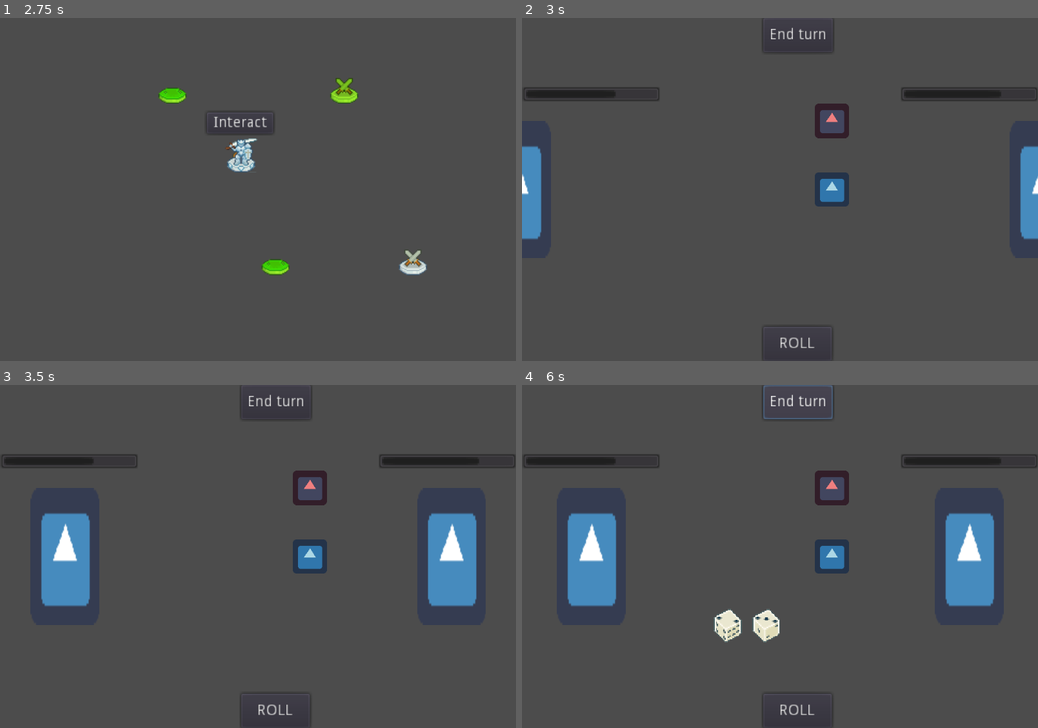
Above: before the commit, frames 1-4 (two rows, left to right).
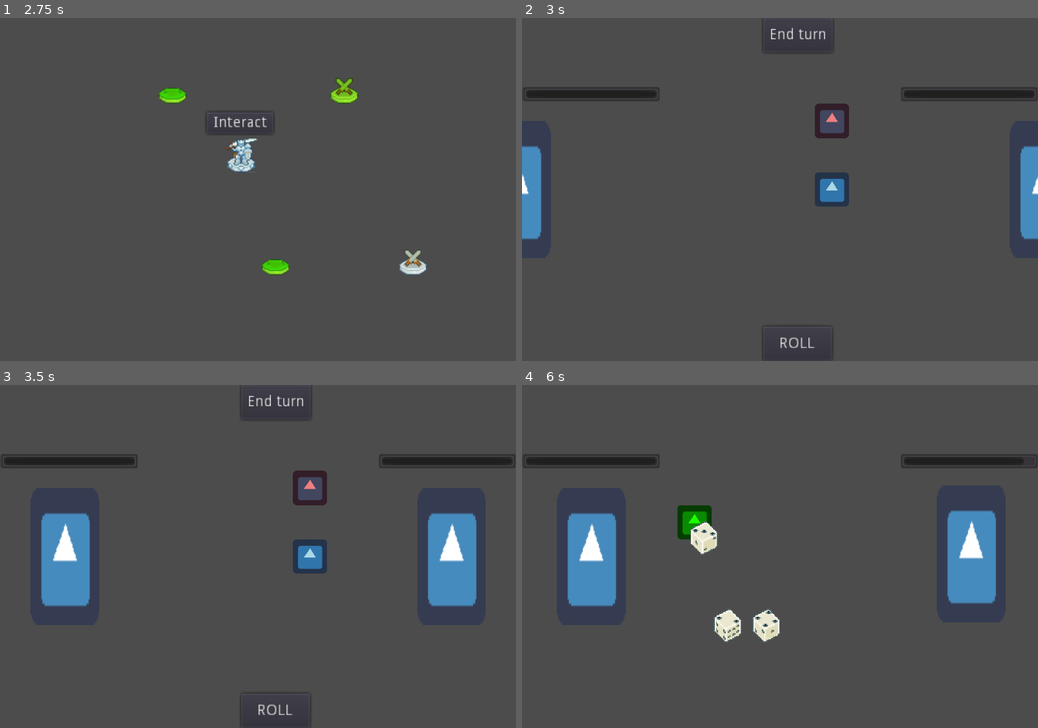
Above: after the commit, the same moments.

Repository: JestemStefan/DiceofDestiny
Game: Godot game, scene res://scenes/Testing/GameWorld.tscn
The game is run twice, just before and just after one commit, with the same random seed, the same clock (stepped at 60 frames per second) and the same inputs. The engine's default icon, where the game draws it, is replaced by a stand-in: a white triangle on a blue panel in a dark square.
Inputs (mouse positions are in pixels of both pictures, inside the frame that each line leads up to):
- Up to frame 1 (2.75 s): drag from (170, 86) to (242, 155) at 0.52 s; drag from (242, 155) to (170, 86) at 1.27 s; move the mouse to (345, 86) at 2.02 s; click (345, 86) at 2.17 s
- Up to frame 2 (3 s): click "Interact" at 2.75 s
- Up to frame 3 (3.5 s): no input
- Up to frame 4 (6 s): click "ROLL" at 3.5 s; click "End turn" at 4.25 s; click (795, 710) at 5 s, where only the run before the commit has a clickable "ROLL"; click (795, 402) at 5.75 s, where only the run before the commit has a clickable "End turn"

Frame 1 is identical in both runs. In frame 2, 0.2% of the frame differs, in the area x 18-99%, y 21-23%; in frame 3, 0.2%; in frame 4, 3.2%, in the area x 18-97%, y 0-100%.

Commit message:
Added basic behaviour for enemy script

Diff:
--- a/project.godot
+++ b/project.godot
@@ -28,12 +28,30 @@
 "class": "Encounter",
 "language": "GDScript",
 "path": "res://src/encounters/Encounter.gd"
+}, {
+"base": "Node2D",
+"class": "EncounterEnemy",
+"language": "GDScript",
+"path": "res://src/encounter_enemy/Encounter_Enemy.gd"
+}, {
+"base": "Node2D",
+"class": "EncounterPlayer",
+"language": "GDScript",
+"path": "res://src/Encounter_Player/Encounter_Player.gd"
+}, {
+"base": "Resource",
+"class": "EnemyStats",
+"language": "GDScript",
+"path": "res://src/Enemies/EnemyStats.gd"
 } ]
 _global_script_class_icons={
 "ActionBox": "",
 "BoardTile": "",
 "Dice": "",
-"Encounter": ""
+"Encounter": "",
+"EncounterEnemy": "",
+"EncounterPlayer": "",
+"EnemyStats": ""
 }
 
 [application]
--- a/scenes/Dice/Test_Dice.gd
+++ b/scenes/Dice/Test_Dice.gd
@@ -46,7 +46,7 @@
 
 func _on_Dice_input_event(_viewport, event, _shape_idx):
 
-	if event is InputEventMouseButton:
+	if event is InputEventMouseButton and GameController.current_encounter.current_turn == GameController.current_encounter.Turn.PLAYER:
 		if event.is_pressed():
 
 			match event.button_index:
@@ -69,9 +69,9 @@
 
 func _on_Dice_area_entered(area):
 	if area is ActionBox:
-		#print(area)
 		interaction_box = area
 
 
-func _on_Dice_area_exited(_area):
-	interaction_box = null
+func _on_Dice_area_exited(area):
+	if area == interaction_box:
+		interaction_box = null
--- a/scenes/Encounters/FightEncounter.tscn
+++ b/scenes/Encounters/FightEncounter.tscn
@@ -1,10 +1,12 @@
-[gd_scene load_steps=6 format=2]
+[gd_scene load_steps=8 format=2]
 
 [ext_resource path="res://src/encounters/Encounter.gd" type="Script" id=1]
 [ext_resource path="res://src/Encounter_Player/Encounter_Player.gd" type="Script" id=2]
 [ext_resource path="res://scenes/DiceRoller/Dices.tscn" type="PackedScene" id=3]
 [ext_resource path="res://icon.png" type="Texture" id=4]
+[ext_resource path="res://src/Enemies/Goblin.tres" type="Resource" id=5]
 [ext_resource path="res://src/encounter_enemy/Encounter_Enemy.gd" type="Script" id=6]
+[ext_resource path="res://scenes/InteractionBox/ActionBox.tscn" type="PackedScene" id=7]
 
 [node name="FightEncounter" type="Node2D"]
 script = ExtResource( 1 )
@@ -36,6 +38,7 @@
 
 [node name="Encounter_Enemy" type="Node2D" parent="."]
 script = ExtResource( 6 )
+enemy_stats = ExtResource( 5 )
 
 [node name="EnemySprite" type="Sprite" parent="Encounter_Enemy"]
 position = Vector2( 64, 160 )
@@ -53,6 +56,11 @@
 __meta__ = {
 "_edit_use_anchors_": false
 }
+
+[node name="EnemyFilthyHand" type="Tween" parent="Encounter_Enemy"]
+
+[node name="Action_Box" parent="Encounter_Enemy" instance=ExtResource( 7 )]
+position = Vector2( 160, 128 )
 
 [node name="Dices" parent="." instance=ExtResource( 3 )]
 position = Vector2( 224, 224 )
--- a/scenes/InteractionBox/ActionBox.tscn
+++ b/scenes/InteractionBox/ActionBox.tscn
@@ -4,7 +4,7 @@
 [ext_resource path="res://scenes/InteractionBox/Action_Box.gd" type="Script" id=2]
 
 [sub_resource type="RectangleShape2D" id=1]
-extents = Vector2( 16, 16 )
+extents = Vector2( 24, 24 )
 
 [node name="Action_Box" type="Area2D"]
 script = ExtResource( 2 )
--- a/scenes/InteractionBox/Action_Box.gd
+++ b/scenes/InteractionBox/Action_Box.gd
@@ -10,9 +10,9 @@
 
 func _ready():
 	yield(get_tree(), "idle_frame")
-	print(GameController.current_encounter.get_name())
+	#print(GameController.current_encounter.get_name())
 
-	connect("actionbox_triggered",
+	var _err = connect("actionbox_triggered",
 			GameController.current_encounter,
 			"_on_Action_Box_actionbox_triggered")
 
@@ -33,7 +33,6 @@
 		Action_type.BLOCK: $Box_Sprite.self_modulate = Color.lightblue
 
 
-
 func use_dice(dice_value: int):
 
 	var action_name: String
--- a/src/DiceRoller/Dice_Roller.gd
+++ b/src/DiceRoller/Dice_Roller.gd
@@ -9,6 +9,8 @@
 
 func roll_random(dice_amount: int):
 
+	var generated_dices: Array = []
+
 	randomize()
 	for i in range(dice_amount):
 
@@ -18,9 +20,14 @@
 		var new_dice = dice_instance.instance()
 
 		add_child(new_dice)
+
+		generated_dices.append(new_dice)
+
 		new_dice.connect("dice_used", get_parent(), "_on_Dice_dice_used")
 
 		new_dice.set_dice_value(dice_value)
 
 		new_dice.translate(Vector2(-dice_amount * 16 + i * 36, 0))
 		new_dice.initial_position = new_dice.get_global_position()
+
+	return generated_dices
--- a/src/Encounter_Player/Encounter_Player.gd
+++ b/src/Encounter_Player/Encounter_Player.gd
@@ -1,9 +1,26 @@
 extends Node2D
+class_name EncounterPlayer
 
 var action_box_instance: PackedScene = preload("res://scenes/InteractionBox/ActionBox.tscn")
 
-# Called when the node enters the scene tree for the first time.
+onready var player_sprite: Sprite = $PlayerSprite
+
+var player_hp: int
+var player_maxHP: int
+
+var isShaking: bool = false
+var shake_offest: float = 2
+
 func _ready():
+	update_player_info()
+
+
+func _process(delta):
+	if isShaking:
+		player_sprite.set_offset(Vector2(rand_range(-1, 1), rand_range(-1, 1)) * shake_offest)
+
+# get info about player stats from GameState
+func update_player_info():
 	var skill_list: Array = GameState.get_player_skill_list()
 
 	var i: int = 0
@@ -11,6 +28,10 @@
 
 		create_action_box(skill, Vector2(0, len(skill_list) * -32 + i * 64))
 		i += 1
+
+
+	player_hp = GameState.player_health
+	player_maxHP = GameState.player_max_health
 
 	update_healthbar()
 
@@ -30,5 +51,20 @@
 
 
 func update_healthbar():
-	$PlayerHealth.max_value = GameState.player_max_health
-	$PlayerHealth.value = GameState.player_health
+	$PlayerHealth.max_value = player_maxHP
+	$PlayerHealth.value = player_hp
+
+
+func take_damage(damage: int):
+
+	shake(true)
+	player_hp -= damage
+	update_healthbar()
+	yield(get_tree().create_timer(0.5), "timeout")
+	shake(false)
+
+	GameState.player_health = player_hp
+
+func shake(on_off: bool, shake_strength: float = 2):
+	isShaking = on_off
+	shake_offest = shake_strength
--- /dev/null
+++ b/src/Enemies/EnemyStats.gd
@@ -0,0 +1,28 @@
+extends Resource
+class_name EnemyStats
+
+export var enemy_name: String
+export var enemy_level: int = 1
+export var enemy_dice_count: int = 1
+
+export var enemy_max_health: int
+
+export var attack_skill: bool
+export var block_skill: bool
+
+var all_skills_dict: Dictionary
+
+func get_enemyHP():
+	return enemy_max_health
+
+
+func get_enemy_skill_list():
+	all_skills_dict = {"Attack": attack_skill,
+						"Block": block_skill}
+
+	var available_skills: Array = []
+	for skill in all_skills_dict:
+		if all_skills_dict[skill] == true:
+			available_skills.append(skill)
+
+	return available_skills
--- /dev/null
+++ b/src/Enemies/Goblin.tres
@@ -0,0 +1,12 @@
+[gd_resource type="Resource" load_steps=2 format=2]
+
+[ext_resource path="res://src/Enemies/EnemyStats.gd" type="Script" id=1]
+
+[resource]
+script = ExtResource( 1 )
+enemy_name = "Goblin"
+enemy_level = 1
+enemy_dice_count = 2
+enemy_max_health = 25
+attack_skill = true
+block_skill = false
--- a/src/Global/GameController.gd
+++ b/src/Global/GameController.gd
@@ -17,9 +17,8 @@
 onready var fight_encounter_instance = preload("res://scenes/Encounters/FightEncounter.tscn")
 
 
-# Called when the node enters the scene tree for the first time.
 func _ready():
-	pass # Replace with function body.
+	pass
 
 
 func enter_state(new_state):
@@ -40,7 +39,7 @@
 			current_encounter.show()
 
 
-
+# make selected tile available to travel
 func update_open_tiles(tile_list: Array):
 	open_tiles = tile_list
 
@@ -53,9 +52,13 @@
 func move_to_tile(tile: BoardTile):
 	enter_state(GameState.BOARD_TRAVELING)
 
-	print("Trying to move to tile: " + str(tile.get_name()))
+	#print("Trying to move to tile: " + str(tile.get_name()))
 
 	var tween = Tween.new()
+
+	if current_board_tile != null:
+		current_board_tile.enter_state(BoardTile.TileState.CLOSED)
+
 	add_child(tween)
 	tween.interpolate_property(
 								player, "global_position",
@@ -64,7 +67,6 @@
 	tween.start()
 
 	close_opened_tiles()
-
 
 	yield(tween, "tween_completed")
 	tween.call_deferred("free")
--- a/src/Global/GameState.gd
+++ b/src/Global/GameState.gd
@@ -1,7 +1,7 @@
 extends Node
 
-var player_max_health: int = 100
-var player_health: int = 75
+var player_max_health: int = 25
+var player_health: int = 25
 
 var player_skills = {"Attack":true,
 					"Block": false}
@@ -13,6 +13,7 @@
 	get_player_skill_list()
 	unlock_player_skill("Block")
 	get_player_skill_list()
+
 
 
 func get_player_skill_list():
--- a/src/encounter_enemy/Encounter_Enemy.gd
+++ b/src/encounter_enemy/Encounter_Enemy.gd
@@ -1,24 +1,33 @@
 extends Node2D
+class_name EncounterEnemy
+
+export(Resource) var enemy_stats
+
+var enemy_name: String
+var enemy_level: int
+var enemy_dice_count: int
+var enemy_max_health: int
+var enemy_health: int
+var skills: Array
+
+signal enemy_died
 
 enum State{IDLE, DEAD}
 var current_state: int = State.IDLE
 
-var enemy_max_health: int = 10
-var enemy_health: int = 7
-
 onready var enemy_sprite: Sprite = $EnemySprite
 onready var hp_bar: ProgressBar = $EnemyHealthBar
+onready var enemy_hand: Tween = $EnemyFilthyHand
 
 var isShaking: bool = false
 
-signal enemy_died
-
 # Called when the node enters the scene tree for the first time.
 func _ready():
+	load_enemy_data()
 	update_healthbar()
 
 
-func _process(delta):
+func _process(_delta):
 	if isShaking:
 		enemy_sprite.set_offset(Vector2(rand_range(-1, 1), rand_range(-1, 1)) * 2)
 
@@ -32,6 +41,24 @@
 
 		State.DEAD:
 			emit_signal("enemy_died")
+
+
+func load_enemy_data():
+	enemy_name = enemy_stats.enemy_name
+	print("Enemy name: " + enemy_name)
+
+	enemy_level = enemy_stats.enemy_level
+	print("Level: " + str(enemy_level))
+
+	enemy_dice_count = enemy_stats.enemy_dice_count
+	print("Enemy has " + str(enemy_dice_count) + " dices")
+
+	enemy_max_health = enemy_stats.get_enemyHP()
+	enemy_health = enemy_stats.get_enemyHP()
+	print("HP: " + str(enemy_max_health))
+
+	skills = enemy_stats.get_enemy_skill_list()
+	print(skills)
 
 
 func update_healthbar():
@@ -57,3 +84,23 @@
 
 func shake(on_off: bool):
 	isShaking = on_off
+
+
+func play_turn():
+	var generated_dices: Array = GameController.current_encounter.dices.roll_random(enemy_dice_count)
+
+	for dice in generated_dices:
+
+		var selected_skill: ActionBox = $Action_Box
+
+		enemy_hand.interpolate_property(dice, "global_position", null, selected_skill.global_position, 1, Tween.TRANS_CUBIC, Tween.EASE_IN_OUT)
+		enemy_hand.start()
+
+		yield(enemy_hand, "tween_completed")
+
+		dice.enter_state(dice.State.USED)
+		dice.interaction_box.use_dice(dice.dice_value)
+		dice.emit_signal("dice_used")
+		dice.call_deferred("free")
+
+	GameController.current_encounter.switch_turns(GameController.current_encounter.Turn.PLAYER)
--- a/src/encounters/Encounter.gd
+++ b/src/encounters/Encounter.gd
@@ -1,14 +1,16 @@
 extends Node2D
 class_name Encounter
 
-onready var encounter_player: Node2D = $Encounter_Player
+onready var encounter_player: EncounterPlayer = $Encounter_Player
 onready var player_sprite = $Encounter_Player/PlayerSprite
 
 onready var encounter_enemy: Node2D = $Encounter_Enemy
 onready var enemy_sprite = $Encounter_Enemy/EnemySprite
 
+onready var dices: Node2D = $Dices
+
 enum Turn{NOONE, PLAYER, ENEMY}
-var current_turn: int = Turn.NOONE
+var current_turn: int = Turn.PLAYER
 
 
 # Called when the node enters the scene tree for the first time.
@@ -26,20 +28,20 @@
 	$RollButton.show()
 	$EndTurnButton.show()
 
-	current_turn = Turn.PLAYER
+	switch_turns(Turn.PLAYER)
 
 
 func slide_player_in():
 	var player_tween: Tween = Tween.new()
 	add_child(player_tween)
-	player_tween.interpolate_property(player_sprite,
+	var _err = player_tween.interpolate_property(player_sprite,
 										"offset",
 										player_sprite.offset,
 										Vector2(0,0), 1,
 										Tween.TRANS_CUBIC,
 										Tween.EASE_OUT)
 
-	player_tween.start()
+	var _tween_start = player_tween.start()
 	yield(player_tween, "tween_completed")
 	player_tween.call_deferred("free")
 
@@ -47,14 +49,14 @@
 func slide_enemy_in():
 	var enemy_tween: Tween = Tween.new()
 	add_child(enemy_tween)
-	enemy_tween.interpolate_property(enemy_sprite,
+	var _err = enemy_tween.interpolate_property(enemy_sprite,
 										"offset",
 										enemy_sprite.offset,
 										Vector2(0,0), 1,
 										Tween.TRANS_CUBIC,
 										Tween.EASE_OUT)
 
-	enemy_tween.start()
+	var _tween_start = enemy_tween.start()
 	yield(enemy_tween, "tween_completed")
 	enemy_tween.call_deferred("free")
 
@@ -63,12 +65,39 @@
 	GameController.end_encounter()
 
 
+func switch_turns(next_turn: int):
+
+	match next_turn:
+
+		Turn.PLAYER:
+			$RollButton.show()
+			$RollButton.set_disabled(false)
+			$EndTurnButton.show()
+			current_turn = Turn.PLAYER
+
+			encounter_player.get_node("Skills").show()
+			encounter_enemy.get_node("Action_Box").hide()
+
+		Turn.ENEMY:
+			$RollButton.hide()
+			$RollButton.set_disabled(true)
+			$EndTurnButton.hide()
+
+			encounter_player.get_node("Skills").hide()
+			encounter_enemy.get_node("Action_Box").show()
+
+			current_turn = Turn.ENEMY
+			encounter_enemy.play_turn()
+
+	print(current_turn)
+
+
 func _on_Dice_dice_used():
 	pass
 
 
 func _on_EndTurnButton_button_up():
-	$RollButton.set_disabled(false)
+	switch_turns(Turn.ENEMY)
 
 
 func _on_Action_Box_actionbox_triggered(action_name: String, dice_value: int):
@@ -83,9 +112,17 @@
 				"Block":
 					encounter_enemy.take_damage(dice_value)
 
+		Turn.ENEMY:
+			match action_name:
+
+				"Attack":
+					encounter_player.take_damage(dice_value)
+
+				"Block":
+					encounter_player.take_damage(dice_value)
 
 func _on_RollButton_button_up():
-	$Dices.roll_random(GameState.player_dice_amount)
+	dices.roll_random(GameState.player_dice_amount)
 	$RollButton.set_disabled(true)
 
 
@@ -95,7 +132,7 @@
 
 	$Encounter_Player/Skills.hide()
 	$Encounter_Player/PlayerHealth.hide()
-	$Dices.hide()
+	dices.hide()
 
 	$BackToMapButton.show()
 
